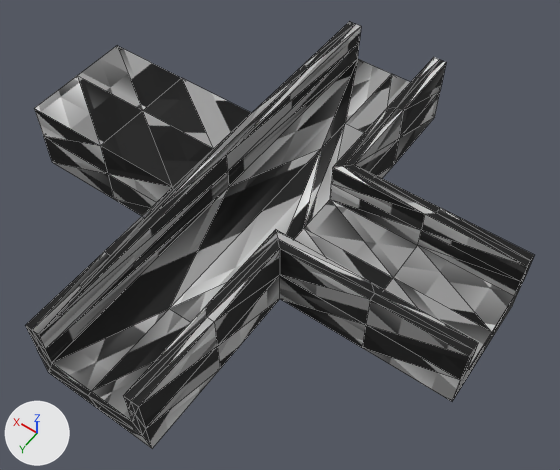
One commit to the OBJ model resources/shape-4.obj: the scene before it, then after it.
Before and after are seen from a 50 mm camera at (-0.61, 0.804, 1.231) aimed at (-0.053, 0.024, 0.005). Every picture has the same lights, and +X, +Y and +Z are marked at lower left. Mesh edges are drawn as thin lines. Where no turn or scale is listed for an object, it has been applied to the vertices.

Before the edit, the objects in view are built like this:
```python
me_shape_4 = bpy.data.meshes.new('shape-4')
me_shape_4.from_pydata(...)  # 154 vertices, 304 faces; spans x -0.5..0.5, y -0.5..0.5, z -0.038..0.125
me_shape_4.materials.append(mat_material_0)  # picture img_shape_null_tex_png
ob_shape_4 = bpy.data.objects.new('shape-4', me_shape_4)
ob_shape_4.location = (0.0, 0.0, 0.0)
```
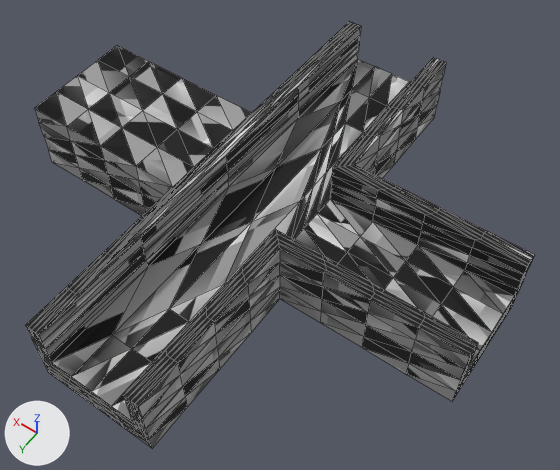
Location of each change, [x1, y1, x2, y2] in pixels of the pictures (560 x 470 px):
part 1 of me_shape_4, added
    after: [25, 21, 534, 448]

Diff of the bpy script that builds the scene:
```diff
--- a/resources/shape-4.obj.py
+++ b/resources/shape-4.obj.py
@@ me_shape_4 @@
 # used by ob_shape_4; location = (0.0, 0.0, 0.0)
-me_shape_4.from_pydata(...)  # 154 vertices, 304 faces; spans x -0.5..0.5, y -0.5..0.5, z -0.038..0.125
+me_shape_4.from_pydata(...)  # 610 vertices, 1216 faces; spans x -0.5..0.5, y -0.5..0.5, z -0.038..0.125
+# me_shape_4 part 1: 456 vertices added at x -0.5..0.5, y -0.5..0.5, z -0.038..0.125
 me_shape_4.materials.append(mat_material_0)
```
